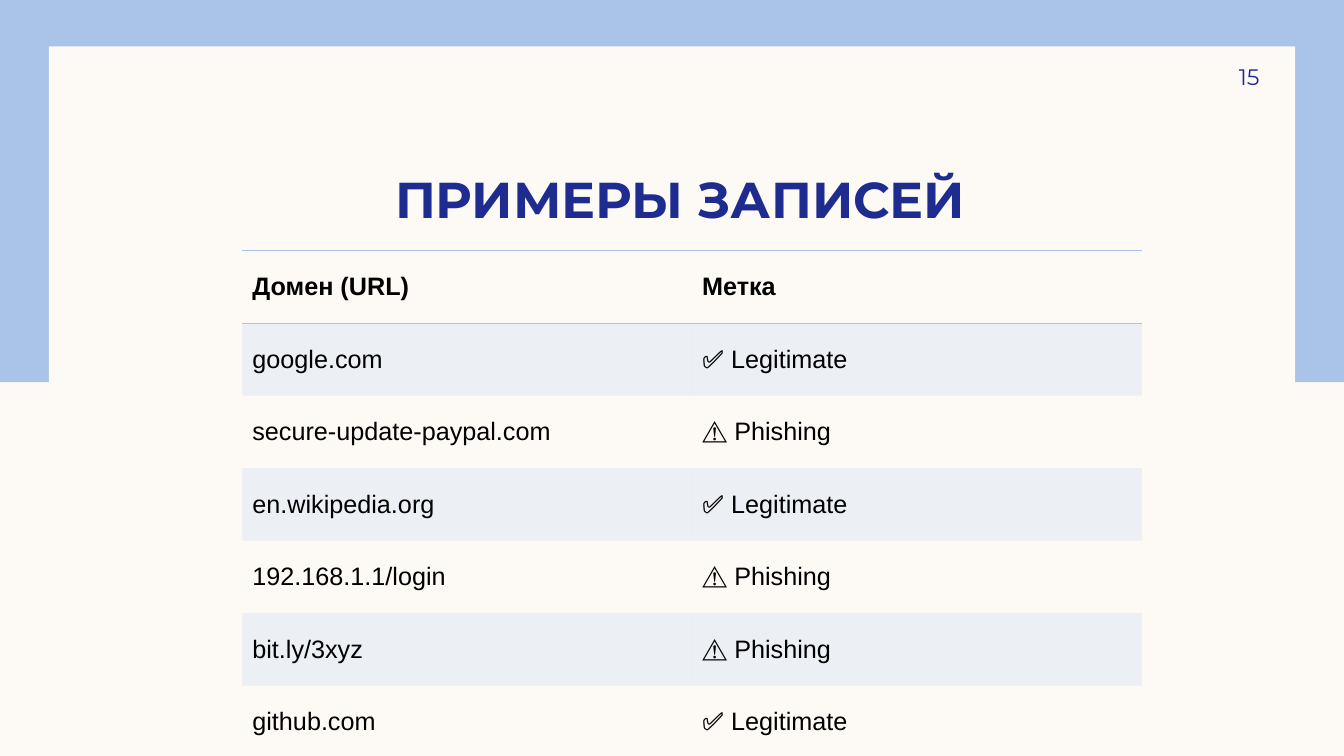
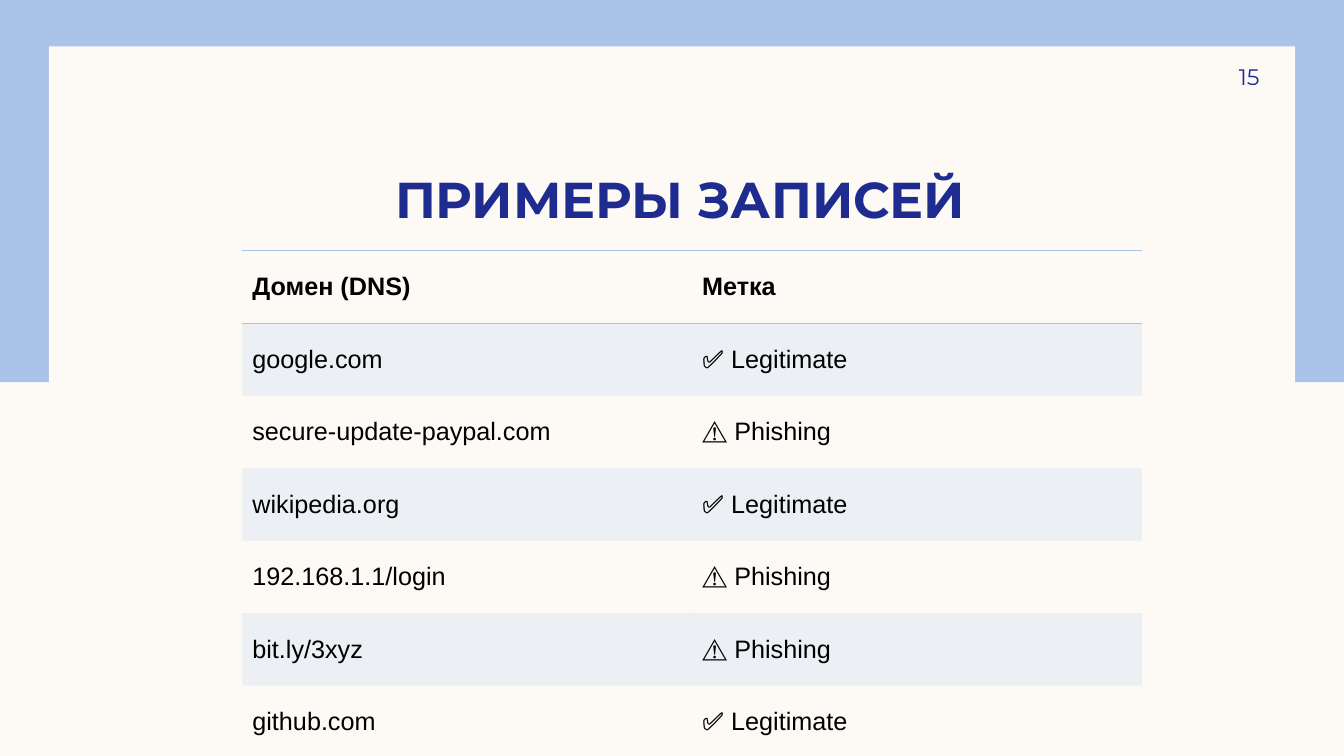
Before and after one commit to andreyilych/cs2valvesoftware, a slide deck: slide 15 of анализатор подозрительности доменных имен (DNS).pptx. Drawn at 1344x756 pixels with LibreOffice and Linux fonts; fonts in the diff are those of the drawing. Boxes give left, top, right and bottom in pixels: in the first picture for what was removed or moved away, otherwise in the second. Text is boxed around its words. In the diff, an @@ line names an element or a change of style, - is before the commit and + after.

```diff
--- a/анализатор подозрительности доменных имен (DNS).pptx
+++ b/анализатор подозрительности доменных имен (DNS).pptx
@@ table at [242, 251, 1141, 756] @@
-row 1, column 1: Домен (URL)
+row 1, column 1: Домен (DNS)
-row 4, column 1: en.wikipedia.org
+row 4, column 1: wikipedia.org
```
Also in this commit, not shown: 6 other slides changed, 1 slide added, 1 slide removed.
